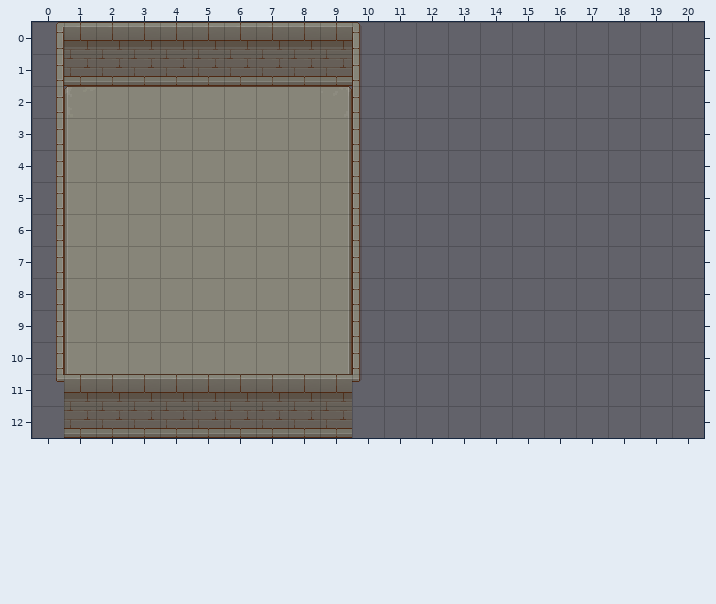
Two states of a Tiled map, maps/level_one.tmx. That is the earlier state.
Cells are 32x32 px. Shown: x 0..20, y 0..12.
Now the later version:
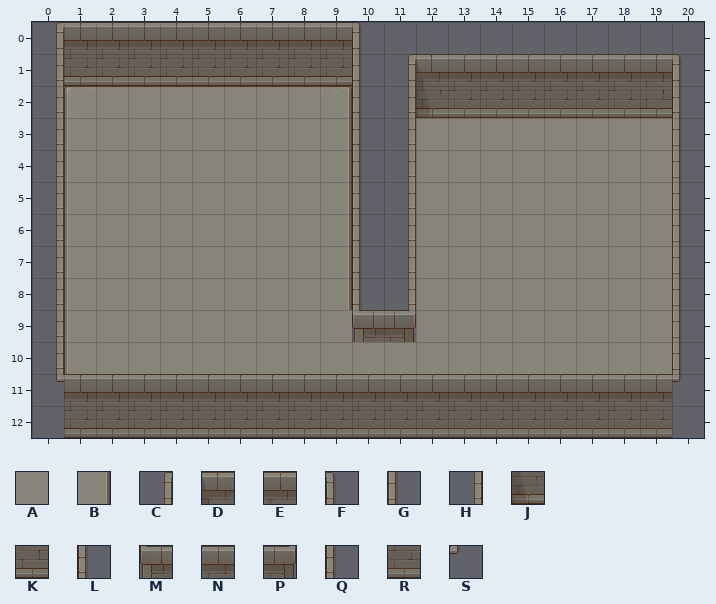
Key: from "Floors": A 9, B 10; from "Walls": C 20, D 21, E 23, F 24, G 33, H 36, J 37, K 39, L 40, M 49, N 50, P 51, Q 56, R 66, S 72.
_ is an empty cell.
Changes in this commit:
Layer "Hard Layer":
Tile C is added in row 1 at x 11.
Tile D is added in row 1 at x 12.
Tile E is added in row 1 at x 19.
Tile F is added in row 1 at x 20.
Tile G is added in rows 3 to 10 at x 20.
Tile H is added in rows 2 to 8 at x 11.
Tile J is added in row 2 at x 12.
Tile K is added in row 2 at x 19.
Tile L is added in row 2 at x 20.
Tile M replaces tile Q in row 9 at x 10.
Tile N replaces tile S in row 11 at x 10.
Tile N is added in row 1 at x 13 to 18; in row 11 at x 11 to 19.
Tile P is added in row 9 at x 11.
Tile R is added in row 2 at x 13 to 18; in row 12 at x 10 to 19.
Tile S is added in row 11 at x 20.
Tile Q is removed in row 10 at x 10.
Layer "Floor":
Tile A replaces tile B in rows 9 to 10 at x 9.
Tile A is added in rows 3 to 9 at x 12 to 19; in row 10 at x 10 to 19.
Where, in picture pixels (left, top, right, bottom), the same in both pictures:
changed: (348, 54, 682, 438)
